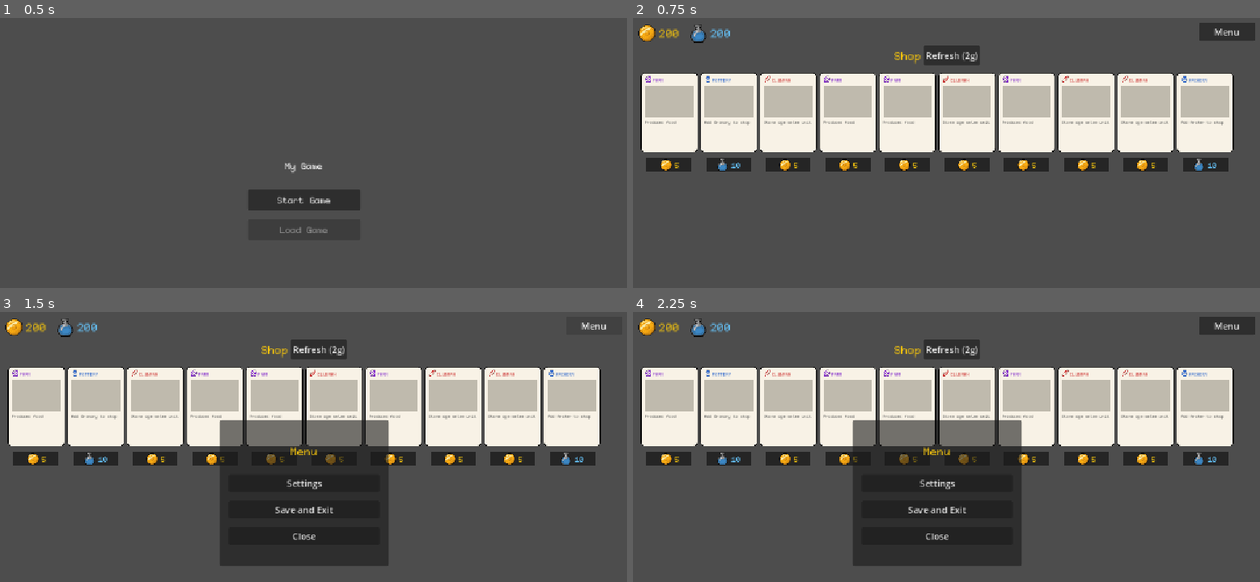
Above: before the commit, frames 1-4 (two rows, left to right).
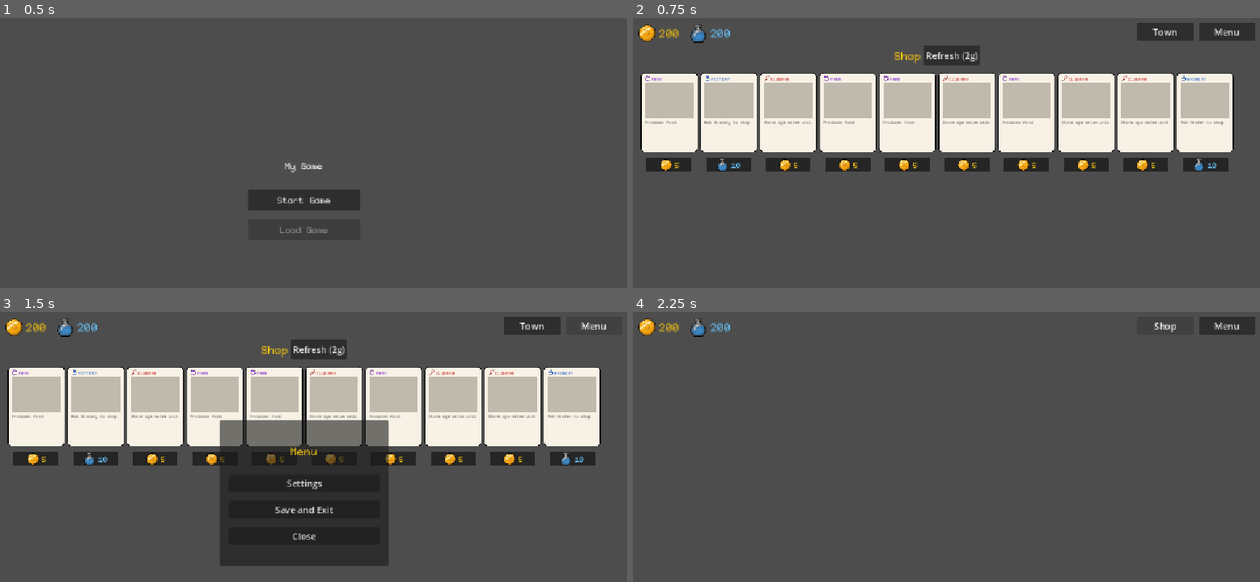
Above: after the commit, the same moments.

Repository: maomoney/proj2
Game: Godot game, scene res://main.tscn
Same seed, same stepped clock (60 frames per second), same inputs: the game is played once before the commit and once after it.
Inputs (mouse positions are in pixels of both pictures, inside the frame that each line leads up to):
- Up to frame 1 (0.5 s): no input
- Up to frame 2 (0.75 s): click "Start Game" at 0.5 s
- Up to frame 3 (1.5 s): click "Menu" at 1.25 s
- Up to frame 4 (2.25 s): click (1165, 325) at 2 s, where only the run after the commit has a clickable "Town"

Frame 1 is identical in both runs. In frame 2, 2.2% of the frame differs, in the area x 1-96%, y 1-38%; in frame 3, 2.2%; in frame 4, 42%, in the area x 1-96%, y 3-95%.

Commit message:
town

Diff:
--- a/card.gd
+++ b/card.gd
@@ -106,17 +106,17 @@
 	var type_str: String = CardData.get_type(card_id)
 	var name_str: String = data.get("name", "")
 	var type_col: Color  = TYPE_COLORS.get(type_str, Color.GRAY)
-	var icon_png: Texture2D = {"Building": ICON_BUILDING_PNG, "Unit": ICON_UNIT_PNG, "Tech": ICON_TECH_PNG}.get(type_str, ICON_BUILDING_PNG)
-	var icon_cell: Vector2i = {"Building": ICON_BUILDING,    "Unit": ICON_UNIT,    "Tech": ICON_TECH   }.get(type_str, Vector2i(0, 0))
-	var icon_dst := Rect2(Vector2(margin, 4.0), Vector2(12.0, 12.0))
+	var icon_png: Texture2D = data.get("icon_png", {"Building": ICON_BUILDING_PNG, "Unit": ICON_UNIT_PNG, "Tech": ICON_TECH_PNG}.get(type_str, ICON_BUILDING_PNG))
+	var icon_cell: Vector2i = data.get("icon",     {"Building": ICON_BUILDING,    "Unit": ICON_UNIT,    "Tech": ICON_TECH   }.get(type_str, Vector2i(0, 0)))
+	var icon_dst := Rect2(Vector2(margin, 4.0), Vector2(10.0, 10.0))
 	draw_texture_rect(_get_icon_tex(icon_png, icon_cell, type_col), icon_dst, false)
-	draw_string(font, Vector2(margin + 14.0, 15.0), name_str.to_upper(),
+	draw_string(font, Vector2(margin + 12.0, 13.0), name_str.to_upper(),
 			HORIZONTAL_ALIGNMENT_LEFT, text_width - 14.0, 8, type_col)
 
 	# draw_line(Vector2(margin, 21.0), Vector2(card_size.x - margin, 21.0), SEPARATOR_COLOR, 1.0)
 
 	var tile_size = card_size.x - margin * 2.0
-	draw_rect(Rect2(Vector2(margin, 22.0), Vector2(tile_size, int(tile_size * 2 / 3) )), SEPARATOR_COLOR)
+	draw_rect(Rect2(Vector2(margin, 16.0), Vector2(tile_size, int(tile_size * 3 / 4) )), SEPARATOR_COLOR)
 
 
 	# Description
@@ -144,22 +144,23 @@
 		var icon := BEAKER_TEXTURE if is_tech else COIN_TEXTURE
 		var cost_color := Color(0.4, 0.78, 1.0, 1) if is_tech else GOLD_COLOR
 		var num_str := "%d" % cost
-		var coin_size := Vector2(20.0, 20.0)
-		var str_w := font.get_string_size(num_str, HORIZONTAL_ALIGNMENT_LEFT, -1, 14).x
-		var total_w := coin_size.x + 3.0 + str_w
+		var coin_size := Vector2(15.0, 15.0)
+		var font_size := 11
+		var str_w := font.get_string_size(num_str, HORIZONTAL_ALIGNMENT_LEFT, -1, font_size).x
+		var total_w := coin_size.x + 2.0 + str_w
 		var start_x := (card_size.x - total_w) / 2.0
-		var pad := Vector2(6.0, 4.0)
+		var pad := Vector2(4.5, 3.0)
 		var bg_w := total_w + pad.x * 2.0
 		var bg_h := coin_size.y + pad.y * 2.0
 		var bg_x := (card_size.x - bg_w) / 2.0
-		var below_y := card_size.y + 6.0
+		var below_y := card_size.y + 4.5
 		draw_rect(Rect2(Vector2(bg_x, below_y), Vector2(bg_w, bg_h)), Color(0.12, 0.12, 0.12, 0.85))
 		start_x = bg_x + pad.x
 		var icon_y := below_y + pad.y
 		var icon_center_y := icon_y + coin_size.y * 0.5
 		draw_texture_rect(icon, Rect2(Vector2(start_x, icon_y), coin_size), false)
-		draw_string(font, Vector2(start_x + coin_size.x + 3.0, icon_center_y + 5.0), num_str,
-				HORIZONTAL_ALIGNMENT_LEFT, -1, 14, cost_color)
+		draw_string(font, Vector2(start_x + coin_size.x + 2.0, icon_center_y + 4.0), num_str,
+				HORIZONTAL_ALIGNMENT_LEFT, -1, font_size, cost_color)
 
 func _input(event: InputEvent) -> void:
 	if preview_only:
--- a/card_data.gd
+++ b/card_data.gd
@@ -5,12 +5,16 @@
 		"name":        "Clubman",
 		"description": "Stone age melee unit",
 		"cost":        5,
+		"icon_png": 	preload("res://assets/Icons_RPG.png"),  # optional png override
+		"icon":    	 	Vector2i(10, 0),
 	},
 	"archer": {
 		"name":        "Archer",
 		"description": "Stone age ranged unit",
 		"cost":        7,
-		"requires":	   ["archery"]
+		"requires":	   ["archery"],
+		"icon_png": 	preload("res://assets/Icons_RPG.png"),  # optional png override
+		"icon":    	 	Vector2i(5, 0),
 	},
 }
 
@@ -19,18 +23,24 @@
 		"name":        "Farm",
 		"description": "Produces food",
 		"cost":        5,
+		"icon_png": 	preload("res://assets/Icons_Food.png"),  # optional png override
+		"icon":    	 	Vector2i(1, 0),
 	},
 	"granary": {
 		"name":        "Granary",
 		"description": "Adjacent farms +1 yield",
 		"cost":        5,
-		"requires":	   ["pottery"]
+		"requires":	   ["pottery"],
+		"icon_png": 	preload("res://assets/Icons_Map_Markers.png"),  # optional png override
+		"icon":    	 	Vector2i(10, 3),
 	},
 	"library": {
 		"name":        "Library",
 		"description": "Produces science",
 		"cost":        8,
-		"requires":	   ["writing"]
+		"requires":	   ["writing"],
+		"icon_png": 	preload("res://assets/Icons_Map_Markers.png"),  # optional png override
+		"icon":    	 	Vector2i(3, 0),
 	}
 }
 
--- a/game_state.gd
+++ b/game_state.gd
@@ -1,16 +1,22 @@
 extends Node
 
 var should_load_save := false
+
+# In-memory state passed between scenes (not saved to disk automatically)
+var hand_cards: Array[String] = []
+var gold := 200
+var science := 200
+var techs_researched: Array[String] = []
 const SAVE_PATH := "user://save.json"
 
-func save_game(cards: Array, hand_cards: Array[String], gold: int, science: int = 0) -> void:
+func save_game(p_cards: Array, p_hand_cards: Array[String], p_gold: int, p_science: int = 0) -> void:
 	var data := {
-		"gold":       gold,
-		"science":    science,
-		"hand_cards": hand_cards,
+		"gold":       p_gold,
+		"science":    p_science,
+		"hand_cards": p_hand_cards,
 		"cards":      [],
 	}
-	for card in cards:
+	for card in p_cards:
 		data["cards"].append({"x": card.position.x, "y": card.position.y, "card_id": card.card_id})
 	var file := FileAccess.open(SAVE_PATH, FileAccess.WRITE)
 	file.store_string(JSON.stringify(data))
--- a/hand_manager.gd
+++ b/hand_manager.gd
@@ -16,12 +16,13 @@
 var hand_nodes: Array[Node2D] = []
 var hand_card_hovered: Node2D = null
 var _hand_card_dragging: Node2D = null
+var show_sell_value := true
 
 var _parent: Node2D
 var _top_layer: CanvasLayer
 var _sell_drop_zone: ColorRect
 
-func setup(parent: Node2D, top_layer: CanvasLayer, sell_drop_zone: ColorRect) -> void:
+func setup(parent: Node2D, top_layer: CanvasLayer, sell_drop_zone: ColorRect = null) -> void:
 	_parent = parent
 	_top_layer = top_layer
 	_sell_drop_zone = sell_drop_zone
@@ -78,6 +79,34 @@
 			tw.tween_property(hand_nodes[i], "position", card_position(i), HAND_TWEEN_T)
 			tw.tween_property(hand_nodes[i], "rotation", card_rotation(i), HAND_TWEEN_T)
 
+func add_card(card_id: String) -> void:
+	hand_cards.append(card_id)
+	var i := hand_cards.size() - 1
+	var card := Node2D.new()
+	card.set_script(CARD_SCRIPT)
+	card.name    = "Hand%d" % i
+	card.card_id = card_id
+	_parent.add_child(card)
+	card.z_index = i
+	card.set_meta("hand_index", i)
+	card.scale = Vector2(HAND_BASE_SCALE, HAND_BASE_SCALE)
+	# Start below the viewport
+	var vp_h := _parent.get_viewport_rect().size.y
+	card.position = card_position(i) + Vector2(0.0, vp_h)
+	card.rotation = card_rotation(i)
+	_connect_hover(card, i)
+	hand_nodes.append(card)
+	# Tween existing cards to updated positions, new card slides up
+	var tw := _parent.create_tween().set_parallel(true)
+	for j in hand_nodes.size():
+		hand_nodes[j].set_meta("hand_index", j)
+		hand_nodes[j].z_index = j
+		tw.tween_property(hand_nodes[j], "position", card_position(j), HAND_TWEEN_T * 3)
+		tw.tween_property(hand_nodes[j], "rotation", card_rotation(j), HAND_TWEEN_T * 3)
+
+func remove_card(card: Node2D) -> void:
+	remove_and_reindex(card)
+
 func remove_and_reindex(card: Node2D) -> void:
 	var idx: int = card.get_meta("hand_index") as int
 	hand_cards.remove_at(idx)
@@ -153,15 +182,16 @@
 			return
 		_hand_card_dragging = card
 		card.rotation = 0.0
-		card.show_cost = true
+		card.show_cost = show_sell_value
 		_parent.get_tree().create_timer(0.2).timeout.connect(func() -> void:
-			if is_instance_valid(card) and card.dragging:
+			if is_instance_valid(card) and card.dragging and _sell_drop_zone != null:
 				_sell_drop_zone.show()
 		)
 	)
 	card.drag_ended.connect(func() -> void:
 		_hand_card_dragging = null
-		_sell_drop_zone.hide()
+		if _sell_drop_zone != null:
+			_sell_drop_zone.hide()
 		card.show_cost = false
 		var drop_y: float = card.global_position.y + card_h / 2.0
 		if drop_y <= _parent.get_viewport_rect().size.y / 3.0:
@@ -181,7 +211,7 @@
 		if hand_card_hovered != null:
 			unhover(hand_card_hovered)
 		hand_card_hovered = card
-		card.show_cost = true
+		card.show_cost = show_sell_value
 		lift_card(card)
 		var idx          := card.get_meta("hand_index") as int
 		var vp           := _parent.get_viewport_rect().size
--- /dev/null
+++ b/modal.gd
@@ -0,0 +1,24 @@
+extends Panel
+
+signal save_exit_pressed
+signal settings_pressed
+signal close_pressed
+
+func _ready() -> void:
+	hide()
+
+func open() -> void:
+	show()
+
+func close() -> void:
+	hide()
+
+func _on_save_exit_pressed() -> void:
+	save_exit_pressed.emit()
+
+func _on_settings_pressed() -> void:
+	settings_pressed.emit()
+
+func _on_close_pressed() -> void:
+	close_pressed.emit()
+	hide()
--- /dev/null
+++ b/modal.tscn
@@ -0,0 +1,67 @@
+[gd_scene load_steps=4 format=3]
+
+[ext_resource type="Script" path="res://modal.gd" id="1"]
+[ext_resource type="FontFile" uid="uid://bver225owtm3o" path="res://assets/Kubasta.ttf" id="2"]
+
+[sub_resource type="LabelSettings" id="LabelSettings_modal"]
+font = ExtResource("2")
+font_size = 20
+font_color = Color(0.949, 0.761, 0.051, 1)
+
+[node name="Modal" type="Panel"]
+anchor_left = 0.5
+anchor_top = 0.5
+anchor_right = 0.5
+anchor_bottom = 0.5
+offset_left = -150.0
+offset_top = -130.0
+offset_right = 150.0
+offset_bottom = 130.0
+script = ExtResource("1")
+
+[node name="MarginContainer" type="MarginContainer" parent="."]
+anchor_right = 1.0
+anchor_bottom = 1.0
+theme_override_constants/margin_left = 16
+theme_override_constants/margin_right = 16
+theme_override_constants/margin_top = 16
+theme_override_constants/margin_bottom = 16
+
+[node name="VBox" type="VBoxContainer" parent="MarginContainer"]
+layout_mode = 2
+alignment = 1
+
+[node name="Title" type="Label" parent="MarginContainer/VBox"]
+layout_mode = 2
+text = "Menu"
+horizontal_alignment = 1
+theme_override_font_sizes/font_size = 24
+label_settings = SubResource("LabelSettings_modal")
+
+[node name="Spacer" type="Control" parent="MarginContainer/VBox"]
+layout_mode = 2
+custom_minimum_size = Vector2(0, 16)
+
+[node name="SettingsButton" type="Button" parent="MarginContainer/VBox"]
+layout_mode = 2
+text = "Settings"
+
+[node name="Spacer2" type="Control" parent="MarginContainer/VBox"]
+layout_mode = 2
+custom_minimum_size = Vector2(0, 8)
+
+[node name="SaveExitButton" type="Button" parent="MarginContainer/VBox"]
+layout_mode = 2
+text = "Save and Exit"
+
+[node name="Spacer3" type="Control" parent="MarginContainer/VBox"]
+layout_mode = 2
+custom_minimum_size = Vector2(0, 8)
+
+[node name="CloseButton" type="Button" parent="MarginContainer/VBox"]
+layout_mode = 2
+text = "Close"
+
+[connection signal="pressed" from="MarginContainer/VBox/SettingsButton" to="." method="_on_settings_pressed"]
+[connection signal="pressed" from="MarginContainer/VBox/SaveExitButton" to="." method="_on_save_exit_pressed"]
+[connection signal="pressed" from="MarginContainer/VBox/CloseButton" to="." method="_on_close_pressed"]
--- a/shop.gd
+++ b/shop.gd
@@ -67,7 +67,7 @@
 	_hand.setup(self, _top_layer, _sell_drop_zone)
 	_hand.sell_requested.connect(_sell_hand_card)
 
-	$UI/Modal.hide()
+	$UI/Modal.close()
 	$UI/SettingsModal.hide()
 
 	var res_dropdown: OptionButton = $UI/SettingsModal/MarginContainer/VBox/TabContainer/Graphics/ResolutionOption
@@ -78,6 +78,12 @@
 		if RESOLUTIONS[i] == current:
 			res_dropdown.selected = i
 			break
+
+	# Load from GameState (set by town or save/load)
+	gold              = GameState.gold
+	science           = GameState.science
+	techs_researched.assign(GameState.techs_researched)
+	_hand.hand_cards.assign(GameState.hand_cards)
 
 	if GameState.should_load_save:
 		GameState.should_load_save = false
@@ -325,7 +331,7 @@
 		_change_science(refund)
 	else:
 		_change_gold(refund)
-	_hand.remove_and_reindex(card)
+	_hand.remove_card(card)
 	_update_gold_label()
 
 func _update_gold_label() -> void:
@@ -396,12 +402,11 @@
 		techs_researched.append(card.card_id)
 	else:
 		_change_gold(-cost)
-		_hand.hand_cards.append(card.card_id)
+		_hand.add_card(card.card_id)
 	_free_cost_label(card)
 	cards.erase(card)
 	card.queue_free()
 	_reindex_shop_cards()
-	_hand.spawn()
 	_update_gold_label()
 
 func _on_refresh_pressed() -> void:
@@ -413,18 +418,18 @@
 	_update_gold_label()
 
 func _on_menu_button_pressed() -> void:
-	$UI/Modal.show()
+	$UI/Modal.open()
 
 func _on_close_button_pressed() -> void:
-	$UI/Modal.hide()
+	$UI/Modal.close()
 
 func _on_settings_button_pressed() -> void:
-	$UI/Modal.hide()
+	$UI/Modal.close()
 	$UI/SettingsModal.show()
 
 func _on_settings_close_pressed() -> void:
 	$UI/SettingsModal.hide()
-	$UI/Modal.show()
+	$UI/Modal.open()
 
 func _on_resolution_selected(index: int) -> void:
 	var res: Vector2i = RESOLUTIONS[index]
@@ -437,3 +442,10 @@
 func _on_save_exit_pressed() -> void:
 	GameState.save_game(cards, _hand.hand_cards, gold, science)
 	get_tree().change_scene_to_file("res://main.tscn")
+
+func _on_town_button_pressed() -> void:
+	GameState.hand_cards.assign(_hand.hand_cards)
+	GameState.gold = gold
+	GameState.science = science
+	GameState.techs_researched.assign(techs_researched)
+	get_tree().change_scene_to_file("res://town.tscn")
--- a/shop.tscn
+++ b/shop.tscn
@@ -1,9 +1,10 @@
-[gd_scene load_steps=7 format=3]
+[gd_scene load_steps=8 format=3]
 
 [ext_resource type="Script" path="res://shop.gd" id="1"]
 [ext_resource type="Texture2D" path="res://assets/coin.png" id="2"]
 [ext_resource type="FontFile" uid="uid://bver225owtm3o" path="res://assets/Kubasta.ttf" id="3"]
 [ext_resource type="Texture2D" path="res://assets/beaker.png" id="4"]
+[ext_resource type="PackedScene" path="res://modal.tscn" id="5"]
 
 [sub_resource type="LabelSettings" id="LabelSettings_shop"]
 font = ExtResource("3")
@@ -78,6 +79,15 @@
 text = "Refresh (2g)"
 label_settings = SubResource("LabelSettings_shop")
 
+[node name="TownButton" type="Button" parent="UI"]
+anchor_left = 1.0
+anchor_right = 1.0
+offset_left = -220.0
+offset_right = -120.0
+offset_top = 10.0
+offset_bottom = 42.0
+text = "Town"
+
 [node name="MenuButton" type="Button" parent="UI"]
 anchor_left = 1.0
 anchor_right = 1.0
@@ -87,59 +97,7 @@
 offset_bottom = 42.0
 text = "Menu"
 
-[node name="Modal" type="Panel" parent="UI"]
-visible = false
-anchor_left = 0.5
-anchor_top = 0.5
-anchor_right = 0.5
-anchor_bottom = 0.5
-offset_left = -150.0
-offset_top = -130.0
-offset_right = 150.0
-offset_bottom = 130.0
-
-[node name="MarginContainer" type="MarginContainer" parent="UI/Modal"]
-anchor_right = 1.0
-anchor_bottom = 1.0
-theme_override_constants/margin_left = 16
-theme_override_constants/margin_right = 16
-theme_override_constants/margin_top = 16
-theme_override_constants/margin_bottom = 16
-
-[node name="VBox" type="VBoxContainer" parent="UI/Modal/MarginContainer"]
-layout_mode = 2
-alignment = 1
-
-[node name="Title" type="Label" parent="UI/Modal/MarginContainer/VBox"]
-layout_mode = 2
-text = "Menu"
-horizontal_alignment = 1
-theme_override_font_sizes/font_size = 24
-label_settings = SubResource("LabelSettings_shop")
-
-[node name="Spacer" type="Control" parent="UI/Modal/MarginContainer/VBox"]
-layout_mode = 2
-custom_minimum_size = Vector2(0, 16)
-
-[node name="SettingsButton" type="Button" parent="UI/Modal/MarginContainer/VBox"]
-layout_mode = 2
-text = "Settings"
-
-[node name="Spacer2" type="Control" parent="UI/Modal/MarginContainer/VBox"]
-layout_mode = 2
-custom_minimum_size = Vector2(0, 8)
-
-[node name="SaveExitButton" type="Button" parent="UI/Modal/MarginContainer/VBox"]
-layout_mode = 2
-text = "Save and Exit"
-
-[node name="Spacer3" type="Control" parent="UI/Modal/MarginContainer/VBox"]
-layout_mode = 2
-custom_minimum_size = Vector2(0, 8)
-
-[node name="CloseButton" type="Button" parent="UI/Modal/MarginContainer/VBox"]
-layout_mode = 2
-text = "Close"
+[node name="Modal" parent="UI" instance=ExtResource("5")]
 
 [node name="SettingsModal" type="Panel" parent="UI"]
 visible = false
@@ -211,10 +169,11 @@
 layout_mode = 2
 text = "Close"
 
+[connection signal="pressed" from="UI/TownButton" to="." method="_on_town_button_pressed"]
 [connection signal="pressed" from="UI/MenuButton" to="." method="_on_menu_button_pressed"]
 [connection signal="pressed" from="UI/TitleRow/RefreshButton" to="." method="_on_refresh_pressed"]
-[connection signal="pressed" from="UI/Modal/MarginContainer/VBox/SettingsButton" to="." method="_on_settings_button_pressed"]
-[connection signal="pressed" from="UI/Modal/MarginContainer/VBox/SaveExitButton" to="." method="_on_save_exit_pressed"]
-[connection signal="pressed" from="UI/Modal/MarginContainer/VBox/CloseButton" to="." method="_on_close_button_pressed"]
+[connection signal="save_exit_pressed" from="UI/Modal" to="." method="_on_save_exit_pressed"]
+[connection signal="settings_pressed" from="UI/Modal" to="." method="_on_settings_button_pressed"]
+[connection signal="close_pressed" from="UI/Modal" to="." method="_on_close_button_pressed"]
 [connection signal="item_selected" from="UI/SettingsModal/MarginContainer/VBox/TabContainer/Graphics/ResolutionOption" to="." method="_on_resolution_selected"]
 [connection signal="pressed" from="UI/SettingsModal/MarginContainer/VBox/CloseButton" to="." method="_on_settings_close_pressed"]
--- /dev/null
+++ b/town.gd
@@ -0,0 +1,60 @@
+extends Node2D
+
+var _hand: HandManager
+var _top_layer: CanvasLayer
+
+func _ready() -> void:
+	_top_layer = CanvasLayer.new()
+	_top_layer.layer = 10
+	add_child(_top_layer)
+
+	_hand = HandManager.new()
+	_hand.show_sell_value = false
+	_hand.setup(self, _top_layer)
+	_hand.hand_cards.assign(GameState.hand_cards)
+	_hand.spawn()
+
+	$UI/GoldRow/GoldLabel.text    = str(GameState.gold)
+	$UI/GoldRow/ScienceLabel.text = str(GameState.science)
+
+	const RESOLUTIONS := [Vector2i(1280, 720), Vector2i(1920, 1080), Vector2i(2560, 1440), Vector2i(3840, 2160)]
+	var res_dropdown: OptionButton = $UI/SettingsModal/MarginContainer/VBox/TabContainer/Graphics/ResolutionOption
+	for r in RESOLUTIONS:
+		res_dropdown.add_item("%d × %d" % [r.x, r.y])
+	var current := DisplayServer.window_get_size()
+	for i in RESOLUTIONS.size():
+		if RESOLUTIONS[i] == current:
+			res_dropdown.selected = i
+			break
+
+func _process(_delta: float) -> void:
+	_hand.process_drag()
+
+func _on_shop_button_pressed() -> void:
+	GameState.hand_cards.assign(_hand.hand_cards)
+	get_tree().change_scene_to_file("res://shop.tscn")
+
+func _on_menu_button_pressed() -> void:
+	$UI/Modal.open()
+
+func _on_close_button_pressed() -> void:
+	$UI/Modal.close()
+
+func _on_settings_button_pressed() -> void:
+	$UI/Modal.close()
+	$UI/SettingsModal.show()
+
+func _on_settings_close_pressed() -> void:
+	$UI/SettingsModal.hide()
+	$UI/Modal.open()
+
+func _on_resolution_selected(index: int) -> void:
+	const RESOLUTIONS := [Vector2i(1280, 720), Vector2i(1920, 1080), Vector2i(2560, 1440), Vector2i(3840, 2160)]
+	var res: Vector2i = RESOLUTIONS[index]
+	get_window().size = res
+	get_window().move_to_center()
+
+func _on_save_exit_pressed() -> void:
+	GameState.hand_cards.assign(_hand.hand_cards)
+	GameState.save_game([], _hand.hand_cards, GameState.gold, GameState.science)
+	get_tree().change_scene_to_file("res://main.tscn")
--- /dev/null
+++ b/town.tscn
@@ -0,0 +1,153 @@
+[gd_scene load_steps=6 format=3]
+
+[ext_resource type="Script" path="res://town.gd" id="1"]
+[ext_resource type="Texture2D" path="res://assets/coin.png" id="2"]
+[ext_resource type="FontFile" uid="uid://bver225owtm3o" path="res://assets/Kubasta.ttf" id="3"]
+[ext_resource type="Texture2D" path="res://assets/beaker.png" id="4"]
+[ext_resource type="PackedScene" path="res://modal.tscn" id="5"]
+
+[sub_resource type="LabelSettings" id="LabelSettings_gold"]
+font = ExtResource("3")
+font_size = 20
+font_color = Color(0.949, 0.761, 0.051, 1)
+
+[node name="Town" type="Node2D"]
+script = ExtResource("1")
+
+[node name="UI" type="CanvasLayer" parent="."]
+
+[node name="GoldRow" type="HBoxContainer" parent="UI"]
+offset_left = 10.0
+offset_right = 240.0
+offset_top = 10.0
+offset_bottom = 36.0
+alignment = 1
+
+[node name="CoinIcon" type="TextureRect" parent="UI/GoldRow"]
+layout_mode = 2
+texture = ExtResource("2")
+custom_minimum_size = Vector2(18, 18)
+expand_mode = 3
+stretch_mode = 5
+
+[node name="GoldLabel" type="Label" parent="UI/GoldRow"]
+layout_mode = 2
+text = "0"
+theme_override_colors/font_color = Color(0.949, 0.761, 0.051, 1)
+label_settings = SubResource("LabelSettings_gold")
+
+[node name="Spacer" type="Control" parent="UI/GoldRow"]
+layout_mode = 2
+custom_minimum_size = Vector2(8, 0)
+
+[node name="ScienceIcon" type="TextureRect" parent="UI/GoldRow"]
+layout_mode = 2
+texture = ExtResource("4")
+custom_minimum_size = Vector2(18, 18)
+expand_mode = 3
+stretch_mode = 5
+
+[node name="ScienceLabel" type="Label" parent="UI/GoldRow"]
+layout_mode = 2
+text = "0"
+theme_override_fonts/font = ExtResource("3")
+theme_override_font_sizes/font_size = 20
+theme_override_colors/font_color = Color(0.4, 0.78, 1.0, 1)
+
+[node name="ShopButton" type="Button" parent="UI"]
+anchor_left = 1.0
+anchor_right = 1.0
+offset_left = -220.0
+offset_right = -120.0
+offset_top = 10.0
+offset_bottom = 42.0
+text = "Shop"
+
+[node name="MenuButton" type="Button" parent="UI"]
+anchor_left = 1.0
+anchor_right = 1.0
+offset_left = -110.0
+offset_right = -10.0
+offset_top = 10.0
+offset_bottom = 42.0
+text = "Menu"
+
+[node name="Modal" parent="UI" instance=ExtResource("5")]
+
+[node name="SettingsModal" type="Panel" parent="UI"]
+visible = false
+anchor_left = 0.5
+anchor_top = 0.5
+anchor_right = 0.5
+anchor_bottom = 0.5
+offset_left = -175.0
+offset_top = -150.0
+offset_right = 175.0
+offset_bottom = 150.0
+
+[node name="MarginContainer" type="MarginContainer" parent="UI/SettingsModal"]
+anchor_right = 1.0
+anchor_bottom = 1.0
+theme_override_constants/margin_left = 16
+theme_override_constants/margin_right = 16
+theme_override_constants/margin_top = 16
+theme_override_constants/margin_bottom = 16
+
+[node name="VBox" type="VBoxContainer" parent="UI/SettingsModal/MarginContainer"]
+layout_mode = 2
+
+[node name="Title" type="Label" parent="UI/SettingsModal/MarginContainer/VBox"]
+layout_mode = 2
+text = "Settings"
+horizontal_alignment = 1
+theme_override_font_sizes/font_size = 24
+label_settings = SubResource("LabelSettings_gold")
+
+[node name="Spacer" type="Control" parent="UI/SettingsModal/MarginContainer/VBox"]
+layout_mode = 2
+custom_minimum_size = Vector2(0, 8)
+
+[node name="TabContainer" type="TabContainer" parent="UI/SettingsModal/MarginContainer/VBox"]
+layout_mode = 2
+size_flags_vertical = 3
+
+[node name="Graphics" type="VBoxContainer" parent="UI/SettingsModal/MarginContainer/VBox/TabContainer"]
+layout_mode = 2
+
+[node name="Spacer" type="Control" parent="UI/SettingsModal/MarginContainer/VBox/TabContainer/Graphics"]
+layout_mode = 2
+custom_minimum_size = Vector2(0, 8)
+
+[node name="ResolutionLabel" type="Label" parent="UI/SettingsModal/MarginContainer/VBox/TabContainer/Graphics"]
+layout_mode = 2
+text = "Resolution"
+label_settings = SubResource("LabelSettings_gold")
+
+[node name="ResolutionOption" type="OptionButton" parent="UI/SettingsModal/MarginContainer/VBox/TabContainer/Graphics"]
+layout_mode = 2
+
+[node name="Audio" type="VBoxContainer" parent="UI/SettingsModal/MarginContainer/VBox/TabContainer"]
+layout_mode = 2
+
+[node name="Placeholder" type="Label" parent="UI/SettingsModal/MarginContainer/VBox/TabContainer/Audio"]
+layout_mode = 2
+text = "Audio settings coming soon."
+horizontal_alignment = 1
+vertical_alignment = 1
+label_settings = SubResource("LabelSettings_gold")
+
+[node name="Spacer2" type="Control" parent="UI/SettingsModal/MarginContainer/VBox"]
+layout_mode = 2
+custom_minimum_size = Vector2(0, 8)
+
+[node name="CloseButton" type="Button" parent="UI/SettingsModal/MarginContainer/VBox"]
+layout_mode = 2
+text = "Close"
+
+[connection signal="pressed" from="UI/ShopButton" to="." method="_on_shop_button_pressed"]
+[connection signal="pressed" from="UI/MenuButton" to="." method="_on_menu_button_pressed"]
+[connection signal="save_exit_pressed" from="UI/Modal" to="." method="_on_save_exit_pressed"]
+[connection signal="settings_pressed" from="UI/Modal" to="." method="_on_settings_button_pressed"]
+[connection signal="close_pressed" from="UI/Modal" to="." method="_on_close_button_pressed"]
+[connection signal="item_selected" from="UI/SettingsModal/MarginContainer/VBox/TabContainer/Graphics/ResolutionOption" to="." method="_on_resolution_selected"]
+[connection signal="pressed" from="UI/SettingsModal/MarginContainer/VBox/CloseButton" to="." method="_on_settings_close_pressed"]
Binary file added: assets/Icons_Food.png
Not shown, added: assets/Icons_Food.png.import
Binary file changed: assets/Icons_Map_Markers.png
Binary file changed: assets/Icons_RPG.png
Not shown, added: modal.gd.uid
Not shown, added: town.gd.uid
